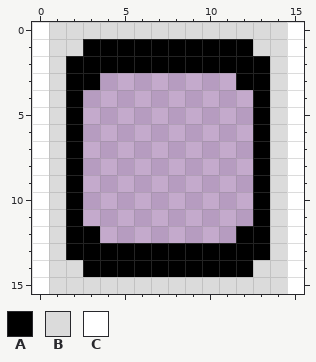
Edited in one commit: pixel-art file (assets/menu/panel.aseprite). The picture above is the old version.
16x16 pixels, 1 frame.
Palette (. is transparent): A #000000  B #dbdbdb  C #ffffff
Now the later version:
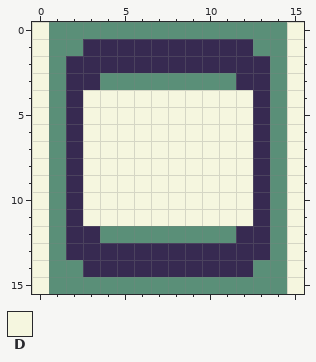
Colours new in this view: D #f5f6df
The exact change:
layer "Tier 1" now shown
layer "Tier 2" now shown
layer "Tier 3" now shown
layer "Tier 4" now shown
layer "Tier 5" now shown
layer "Tier 6" now shown
colour A: #000000 -> #372a51
colour B: #dbdbdb -> #5a8f78
Changed rows in their new state; - is a pixel that keeps its letter.
Layers "Tier 6 Inverse", "Tier 6":
first column x 0:
 0 D--------------D
 1 D--------------D
 2 D--------------D
 3 D---BBBBBBBB---D
 4 D--DDDDDDDDDD--D
 5 D--DDDDDDDDDD--D
 6 D--DDDDDDDDDD--D
 7 D--DDDDDDDDDD--D
 8 D--DDDDDDDDDD--D
 9 D--DDDDDDDDDD--D
10 D--DDDDDDDDDD--D
11 D--DDDDDDDDDD--D
12 D---BBBBBBBB---D
13 D--------------D
14 D--------------D
15 D--------------D
Changed places in both pictures, as pixel boxes (x1, y1, x2, y2):
changed: (32, 22, 304, 294)
